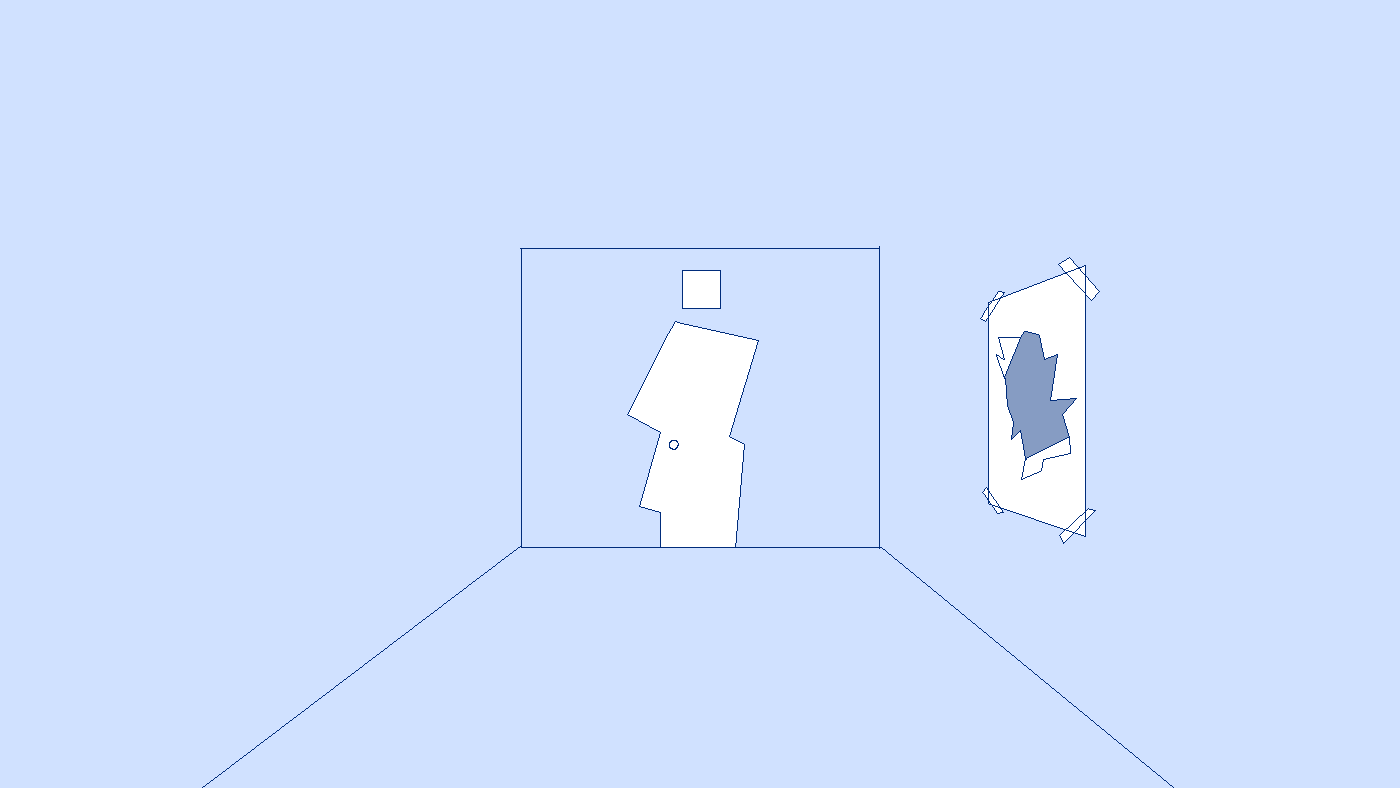
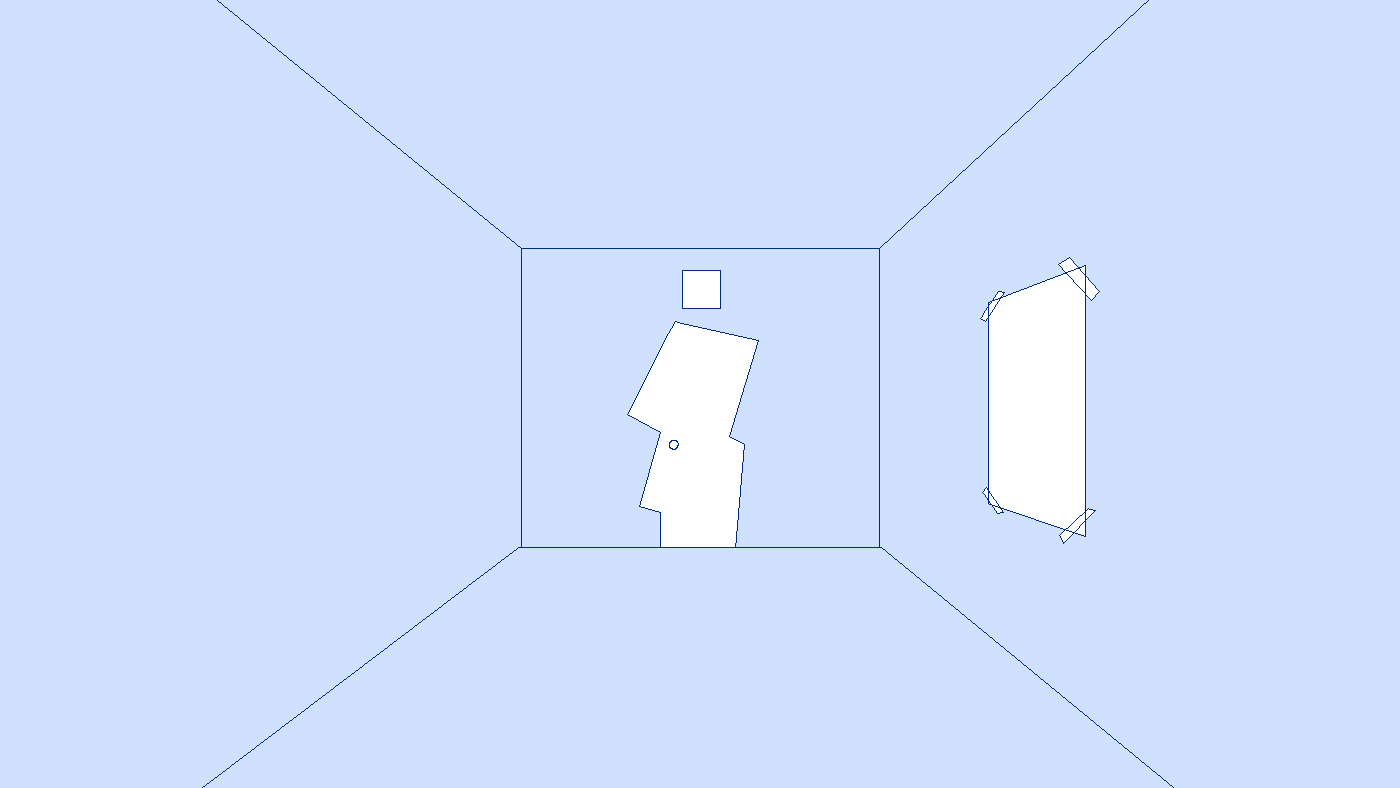
Before/after of a 1400px x 788px layered artwork. What changed in the layer stack:
hid "paparHighlight" over <box>996,331,1077,480</box>
hid "paperRipped" over <box>996,331,1077,480</box>
painted on "Paint Layer 1" (2nd of 2) over <box>217,0,1149,549</box>